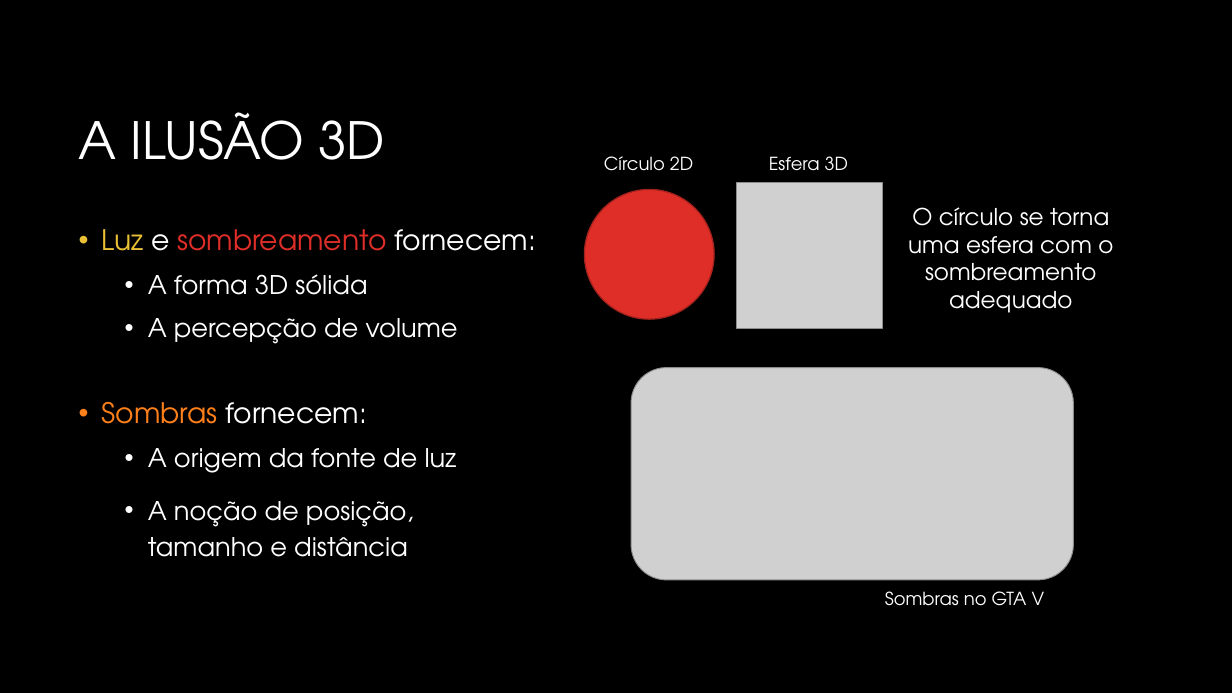
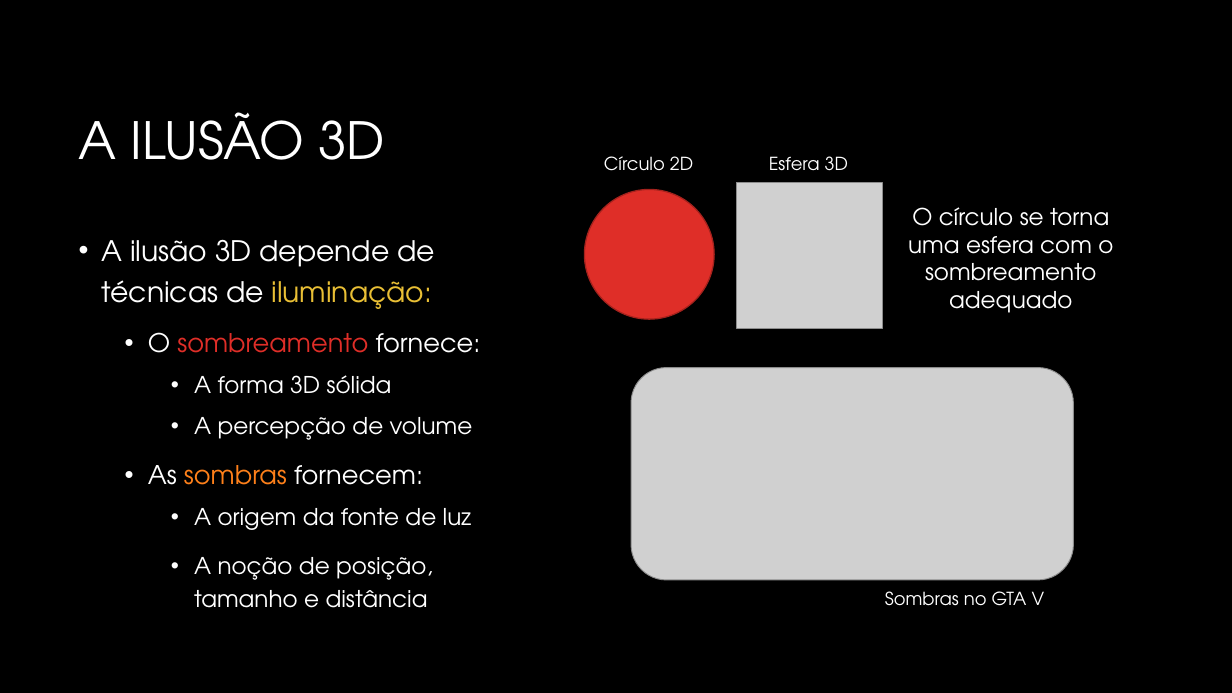
Before and after one commit to JudsonSS/CG, a slide deck: slide 22 of Slides/01. Conceitos Básicos.pptx (slide 19 before the commit). Drawn at 1232x693 pixels with LibreOffice and Linux fonts; fonts in the diff are those of the drawing; grey boxes stand for pictures; background and template pictures are left out. Boxes give left, top, right and bottom in pixels: in the first picture for what was removed or moved away, otherwise in the second. Text is boxed around its words. In the diff, an @@ line names an element or a change of style, - is before the commit and + after.

```diff
--- a/Slides/01. Conceitos Básicos.pptx
+++ b/Slides/01. Conceitos Básicos.pptx
@@ text at [102, 239, 481, 353]: text changed; text colour #DF2E28 to #FFFFFF @@
-• Luz e sombreamento fornecem:
+• A ilusão 3D depende de
+  técnicas de iluminação:
+  • O sombreamento fornece:
@@ text at [194, 375, 473, 608]: size 20 to 18 pt in "A forma 3D sólida", "A percepção de volume", "A origem da fonte de luz", "A noção de posição, tamanho e distância"; list level 2 to 3 in "A forma 3D sólida"; list level 2 to 3 in "A percepção de volume"; list level 2 to 3 in "A origem da fonte de ..."; list level 2 to 3 in "A noção de posição, tamanho ..." @@
@@ text at [148, 465, 423, 485]: text changed; size 22 to 20 pt @@
-• Sombras fornecem:
+  • As sombras fornecem:
```
Also in this commit, not shown: 15 other slides changed, 3 slides added, 9 other files.
